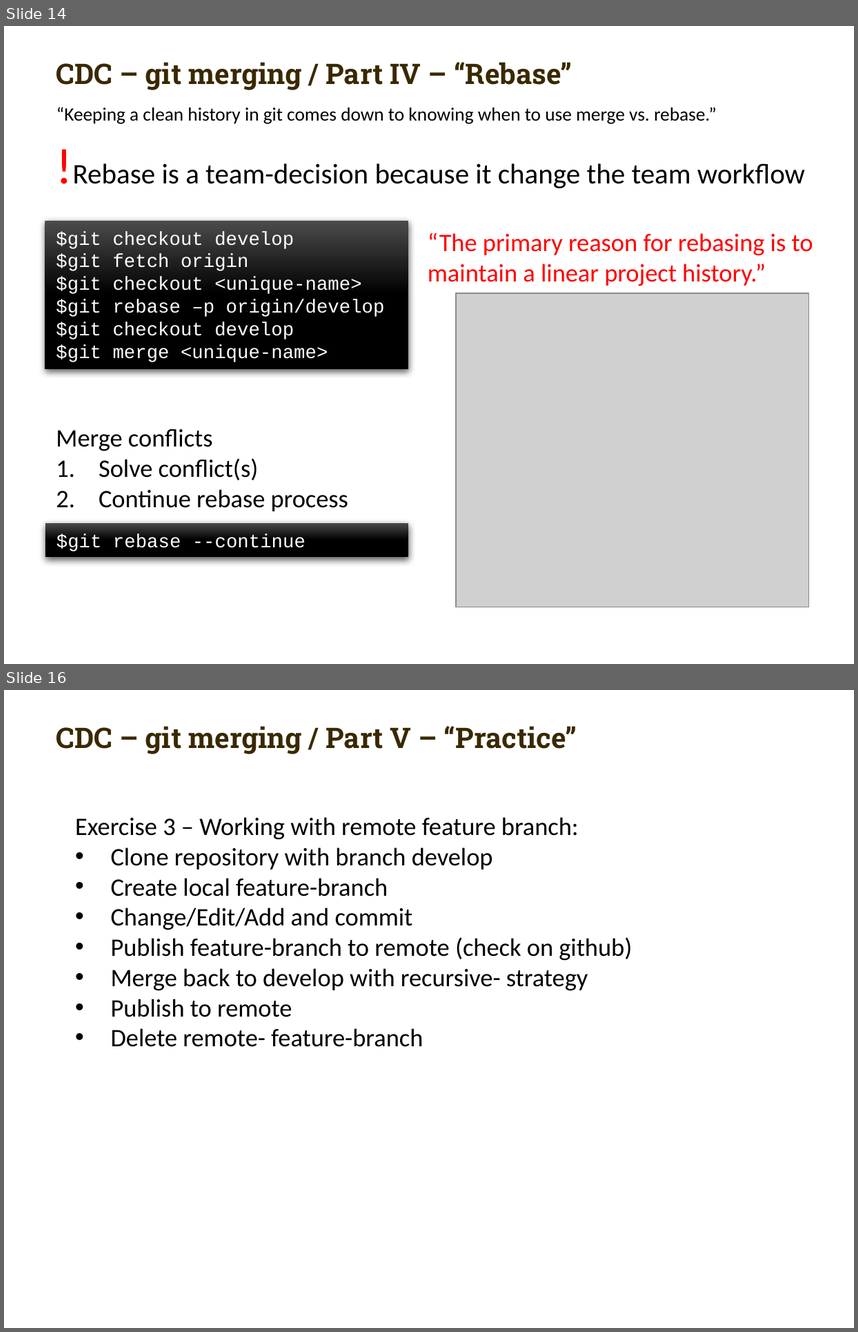
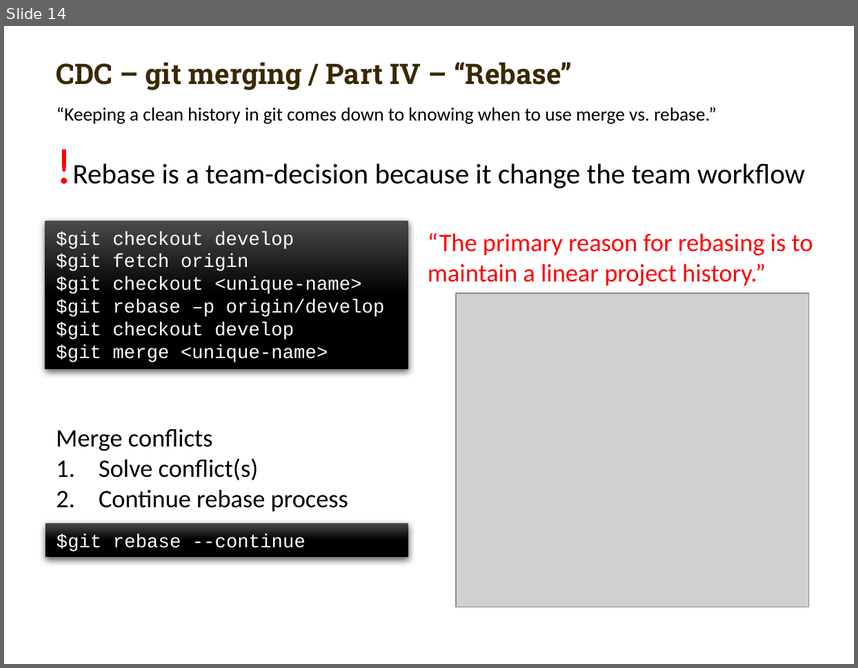
Before and after one commit to carlmitrais/wisdom, a slide deck: cdc_git_ws1.pptx. Shown one above the other, each under a label of ours: slides 14 and 16 before the commit, slide 14 after it; the slides between them are not shown. The pictures are 858x1332 and 858x668 pixels, drawn with LibreOffice and Linux fonts; fonts in the diff are those of the drawing; grey boxes stand for pictures; background and template pictures are left out. Boxes give left, top, right and bottom in pixels: in the first picture for what was removed or moved away, otherwise in the second. Text is boxed around its words. In the diff, an @@ line names an element or a change of style, - is before the commit and + after.

```diff
--- a/cdc_git_ws1.pptx
+++ b/cdc_git_ws1.pptx
@@ slide 16 removed at <box>4,690,854,1328</box>, background picture (left out) @@
@@ text removed at <box>56,726,577,754</box> @@
-CDC – git merging / Part V – “Practice”
@@ text removed at <box>75,817,632,1047</box> @@
-Exercise 3 – Working with remote feature branch:
-• Clone repository with branch develop
-• Create local feature-branch
-• Change/Edit/Add and commit
-• Publish feature-branch to remote (check on github)
-• Merge back to develop with recursive- strategy
-• Publish to remote
-• Delete remote- feature-branch
```
Also in this commit, not shown: 2 slides changed.
